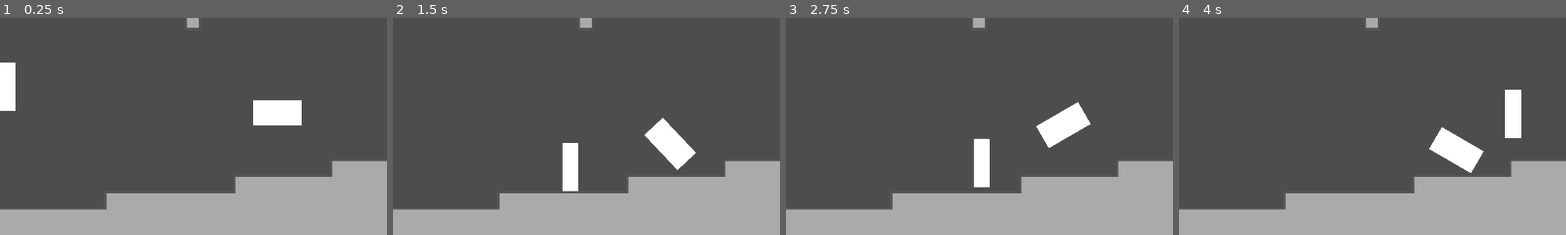
Above: before the commit, frames 1-4 (left to right).
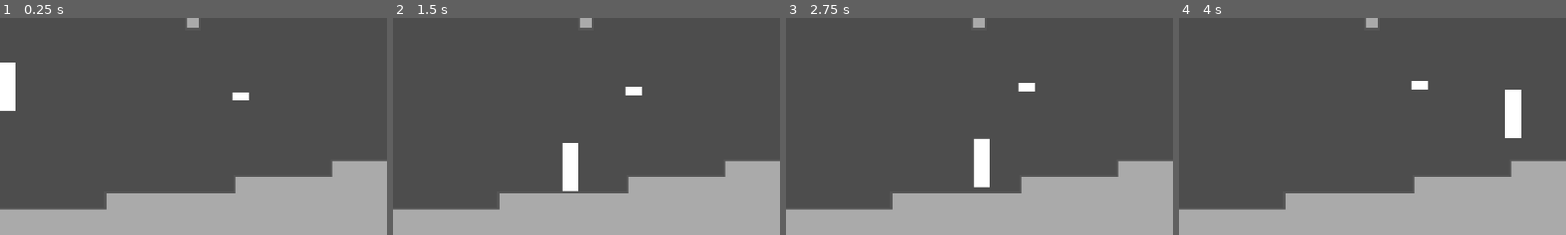
Above: after the commit, the same moments.

Repository: Crafter549/Action-Game-Hackathon
Game: Godot game, scene res://main.tscn
Two runs of this game, one before a commit and one after it. Both use one fixed random seed, a clock stepped at 60 frames per second and the inputs below.
Inputs:
- Up to frame 1 (0.25 s): no input
- Up to frame 2 (1.5 s): hold D (move_right) from 0.53 s (still down); tap W (jump) at 0.77 s
- Up to frame 3 (2.75 s): tap W (jump) at 1.52 s; release D (move_right) at 2.03 s; hold A (move_left) from 2.03 s (still down)
- Up to frame 4 (4 s): release A (move_left) at 2.78 s; hold D (move_right) from 2.78 s (still down); tap W (jump) at 3.02, 3.77 s
The pictures show only the part of the screen within x 49-99%, y 42-92%; the shares and areas given below are measured in that part.

The runs differ from the first frame. In frame 1, 1.6% of the frame differs, in the area x 59-78%, y 34-50%; in frame 2, 1.7%; in frame 3, 1.7%; in frame 4, 1.7%, in the area x 59-79%, y 29-72%.

Commit message:
Resized bullet

Diff:
--- a/action-game-hackathon/bullet.tscn
+++ b/action-game-hackathon/bullet.tscn
@@ -7,8 +7,8 @@
 bounce = 10.0
 
 [sub_resource type="CapsuleShape2D" id="CapsuleShape2D_v7oki"]
-radius = 34.0
-height = 131.47119
+radius = 12.0
+height = 44.0
 
 [node name="Bullet" type="RigidBody2D" unique_id=1353440972]
 collision_layer = 4
@@ -17,17 +17,16 @@
 script = ExtResource("1_v7oki")
 
 [node name="ColorRect" type="ColorRect" parent="." unique_id=880795885]
-offset_left = 31.0
-offset_top = 9.0
-offset_right = 151.0
-offset_bottom = 72.0
+offset_left = -20.0
+offset_top = -10.0
+offset_right = 20.0
+offset_bottom = 10.0
 
 [node name="CollisionShape2D" type="CollisionShape2D" parent="." unique_id=762573962]
-position = Vector2(91, 41.000004)
-rotation = 1.5551028
+rotation = 1.5707964
 shape = SubResource("CapsuleShape2D_v7oki")
 
 [node name="VisibleOnScreenNotifier2D" type="VisibleOnScreenNotifier2D" parent="." unique_id=232950339]
-rect = Rect2(7, -5, 177, 99)
+rect = Rect2(-40, -20, 80, 40)
 
 [connection signal="screen_exited" from="VisibleOnScreenNotifier2D" to="." method="_on_visible_on_screen_notifier_2d_screen_exited"]
